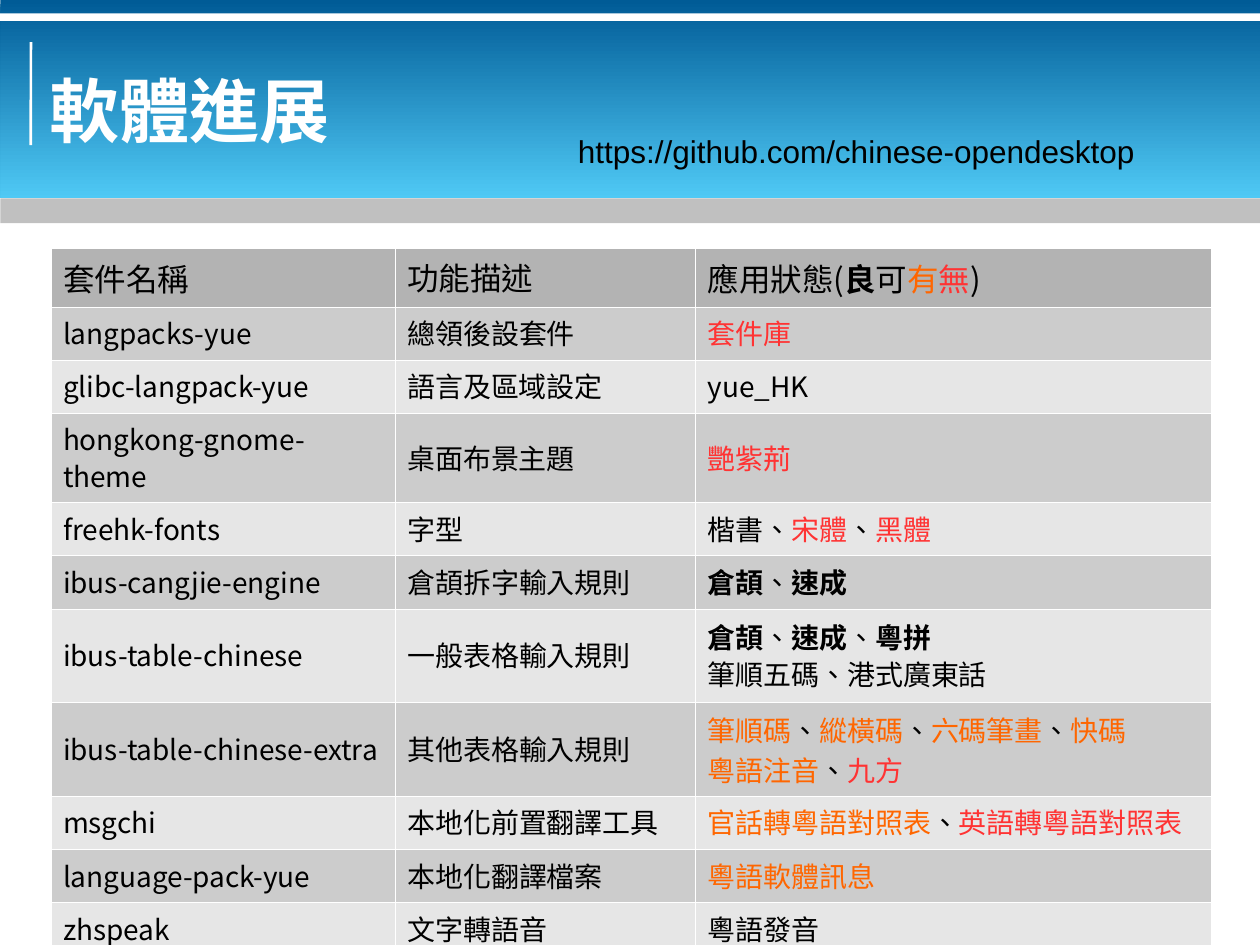
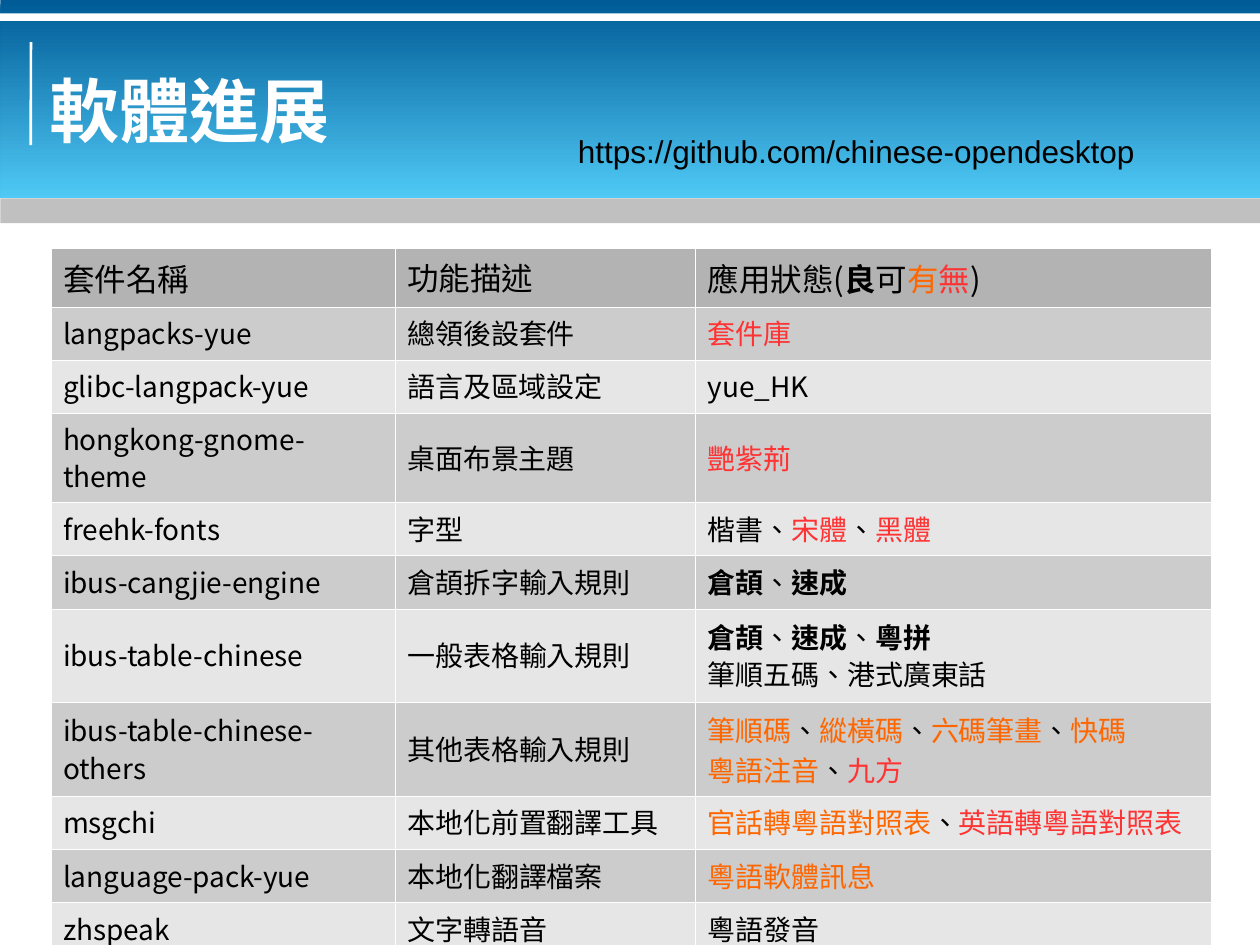
Before and after one commit to bluebat/.presentations, a slide deck: slide 8 of look-at-yue-desktop.odp. Drawn at 1260x945 pixels with LibreOffice and Linux fonts; fonts in the diff are those of the drawing; background and template pictures are left out. Boxes give left, top, right and bottom in pixels: in the first picture for what was removed or moved away, otherwise in the second. Text is boxed around its words. In the diff, an @@ line names an element or a change of style, - is before the commit and + after.

```diff
--- a/look-at-yue-desktop.odp
+++ b/look-at-yue-desktop.odp
@@ table at [50, 248, 1211, 945] @@
-row 8, column 1: ibus-table-chinese-extra
+row 8, column 1: ibus-table-chinese-others
```
Also in this commit, not shown: 2 other slides changed, 2 other files.
